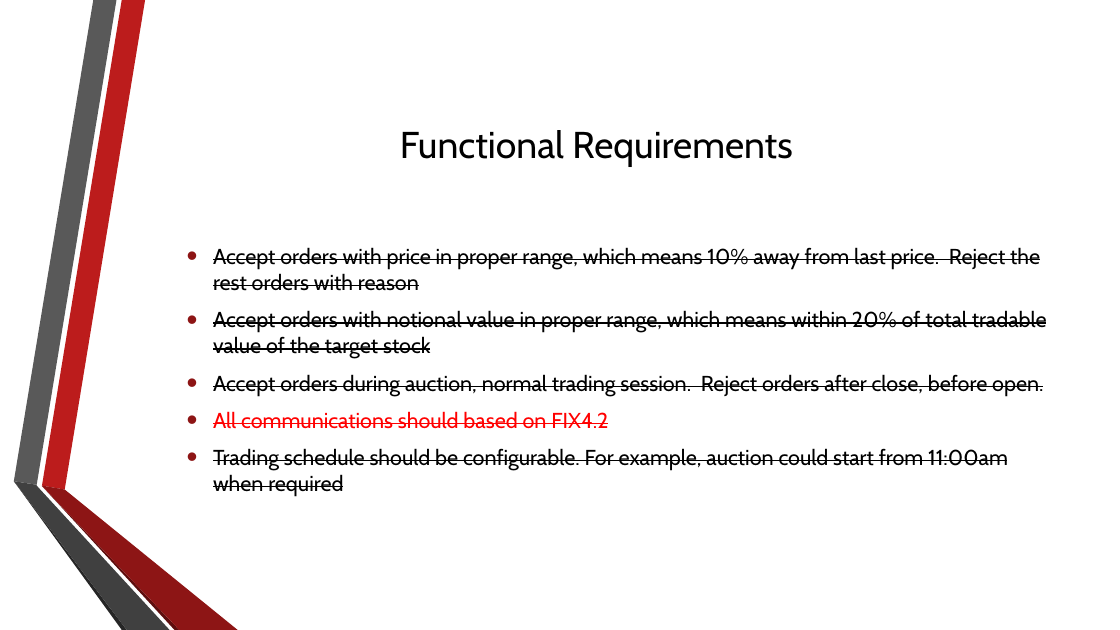
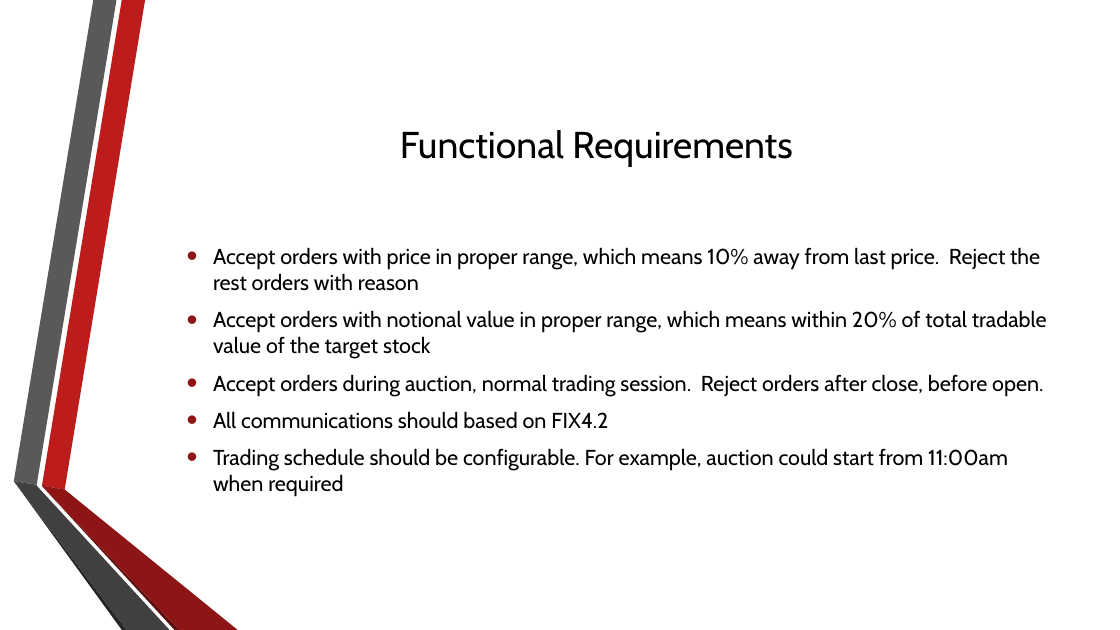
Before and after one commit to agoscinski/FinanceServiceComputing, a slide deck: slide 9 of presentations/ExchangeSimulator2.pptx. Drawn at 1120x630 pixels with LibreOffice and Linux fonts; fonts in the diff are those of the drawing; background and template pictures are left out. Boxes give left, top, right and bottom in pixels: in the first picture for what was removed or moved away, otherwise in the second. Text is boxed around its words. In the diff, an @@ line names an element or a change of style, - is before the commit and + after.

```diff
--- a/presentations/ExchangeSimulator2.pptx
+++ b/presentations/ExchangeSimulator2.pptx
@@ text "Accept orders with price in ..." at <box>213,247,1047,497</box>: strikethrough off; text colour #FF0000 to #000000 in "All communications should based on FIX4.2" @@
```
Also in this commit, not shown: 4 other slides changed.
